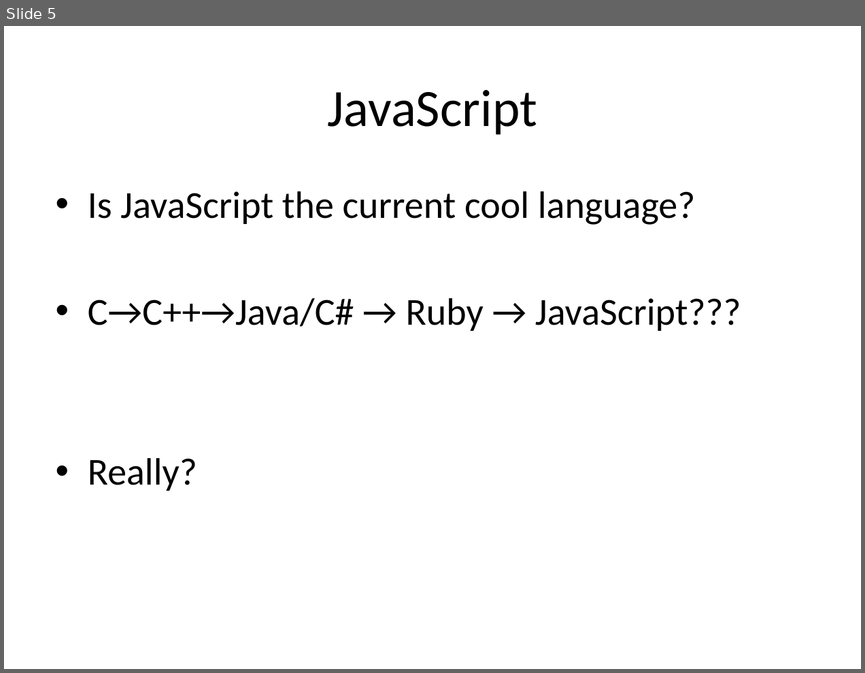
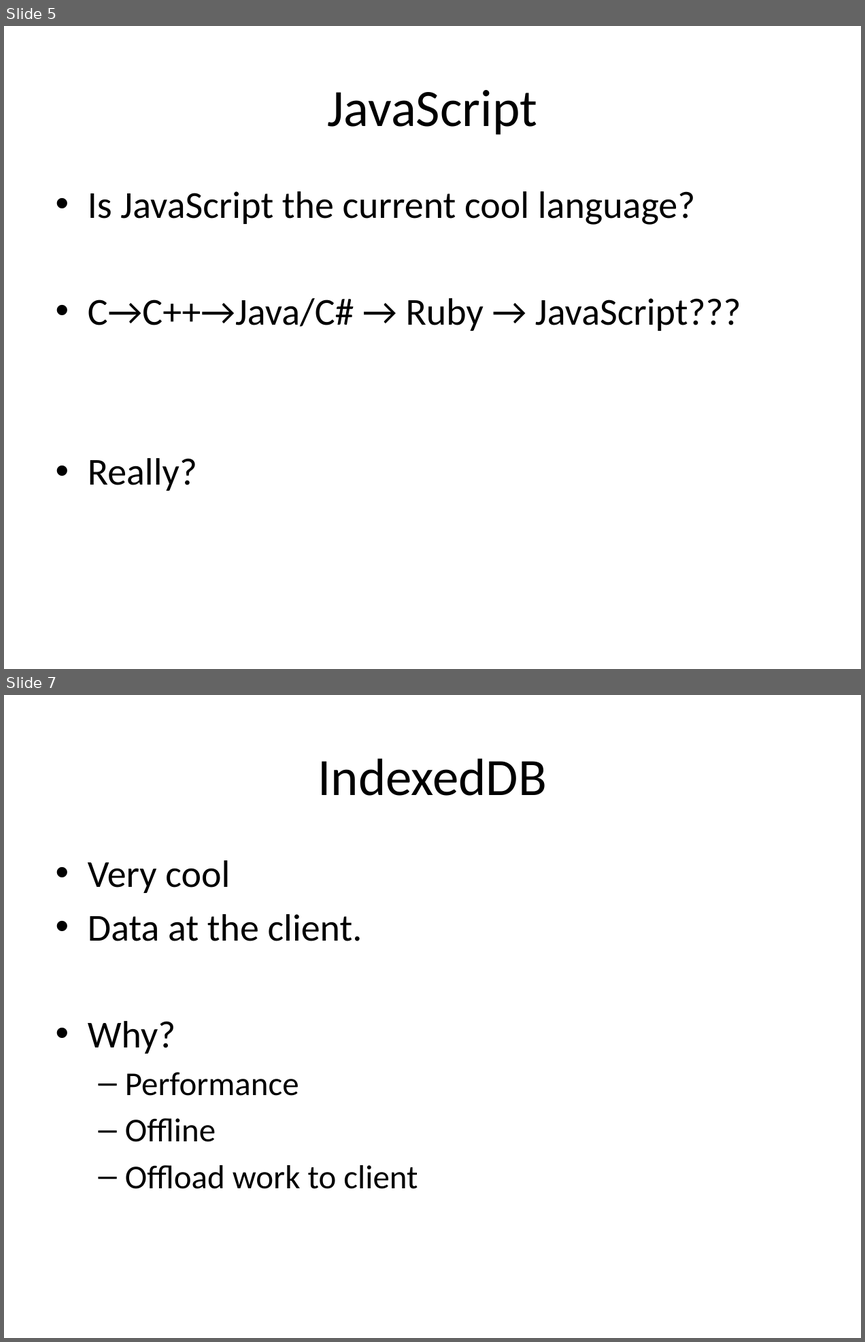
Before and after one commit to chadmichel/IndexedDB_And_Random_Presentation, a slide deck: IndexedDB_And_Random.pptx. Shown one above the other, each under a label of ours: slide 5 before the commit, slides 5 and 7 after it; the slides between them are not shown. The pictures are 865x673 and 865x1342 pixels, drawn with LibreOffice and Linux fonts; fonts in the diff are those of the drawing. Boxes give left, top, right and bottom in pixels: in the first picture for what was removed or moved away, otherwise in the second. Text is boxed around its words. In the diff, an @@ line names an element or a change of style, - is before the commit and + after.

```diff
--- a/IndexedDB_And_Random.pptx
+++ b/IndexedDB_And_Random.pptx
@@ slide 7 added at (x1=4, y1=695, x2=861, y2=1338), background #FFFFFF @@
@@ title added at (x1=317, y1=758, x2=547, y2=796), 44 pt, text #000000 @@
+IndexedDB
@@ text added at (x1=88, y1=860, x2=417, y2=1189), 28 pt, text #000000 @@
+• Very cool
+• Data at the client.
+• Why?
+  – Performance
+  – Offline
+  – Offload work to client
```
Also in this commit, not shown: 2 slides changed, 2 other slides added, 6 other files.
